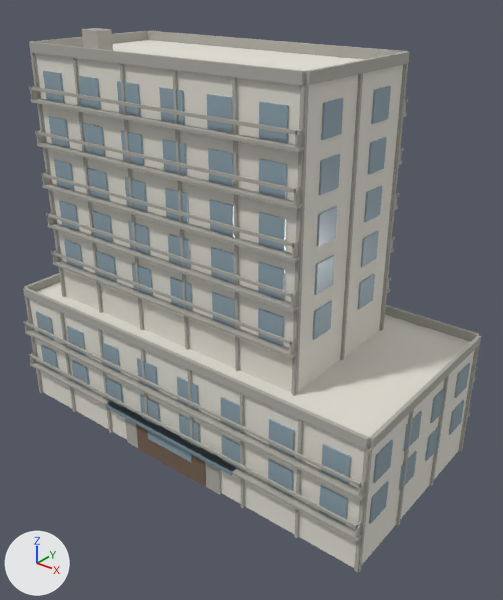
An edit to the glTF model public/buildings/residential_4x2_b.glb, drawn before and after from the same camera.
Before and after are seen from a 50 mm lens placed at (44.5, -27.6, 32.4), pointed at (17.1, 6.8, 11.2). The axes (+X, +Y, +Z) are drawn at lower left. The lights are the same throughout. The first picture is the older version. Vertices at exactly the same position are counted once.

Names of what the first picture shows: 'residential_4x2_b_0'.
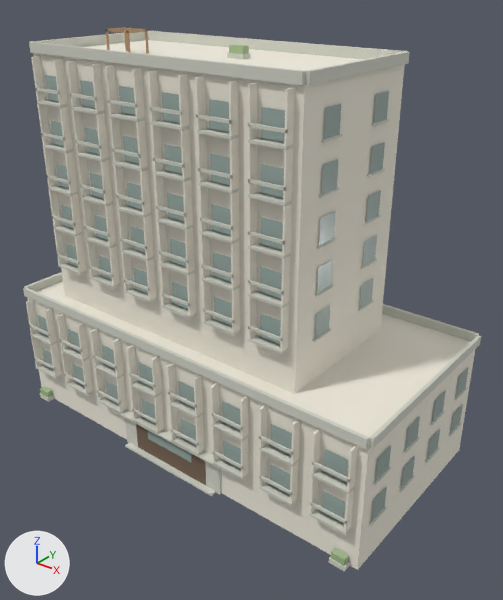
Patch to the scene script:
```diff
--- a/public/buildings/residential_4x2_b.glb.py
+++ b/public/buildings/residential_4x2_b.glb.py
@@ mat_residential_4x2_b_trim @@
 mat_residential_4x2_b_trim = principled_material('residential_4x2_b_trim')
-mat_residential_4x2_b_trim.base_color = (0.429, 0.418, 0.374)  # grey #afada5
+mat_residential_4x2_b_trim.base_color = (0.65, 0.66, 0.58)  # light grey #d3d4c8
 mat_residential_4x2_b_trim.roughness = 0.85
@@ mat_residential_4x2_b_sign @@
+mat_residential_4x2_b_sign = principled_material('residential_4x2_b_sign')
+mat_residential_4x2_b_sign.base_color = (0.46, 0.29, 0.16)  # brown #b5936f
+mat_residential_4x2_b_sign.roughness = 0.85
@@ me_residential_4x2_b_0 @@
 # used by ob_residential_4x2_b_0; location = (0.0, 0.0, 0.0)
-me_residential_4x2_b_0.from_pydata(...)  # 1912 vertices, 2904 faces; spans x -0.2..30.8, y -0.6..15.1, z 0.0..28.5
+me_residential_4x2_b_0.from_pydata(...)  # 3032 vertices, 4360 faces; spans x -0.2..30.8, y -0.6..14.8, z 0.0..28.5
+# me_residential_4x2_b_0 part 1: 158 loose pieces with 1264 vertices, spanning x -0.2..30.7, y -0.6..15.1, z 0.0..28.5, are deleted
+# me_residential_4x2_b_0 part 2: 60 vertices moved within x 3.4..23.5, y 1.6, z 12.0..24.0; 400 vertices removed from x -0.2..30.6, y -0.6..15.1, z 2.8..25.9; 2784 vertices added at x -0.2..30.7, y -0.6..14.7, z 0.0..28.5
+# me_residential_4x2_b_0 part 3: 80 faces spanning x 2.3..23.5, y 1.6..10.5, z 12.0..24.0 switch from mat_residential_4x2_b_glass (greyish blue #90a6b1) to mat_residential_4x2_b_trim (light grey #d3d4c8)
 me_residential_4x2_b_0.materials.append(mat_residential_4x2_b_wall)
@@ me_residential_4x2_b_0 @@
 me_residential_4x2_b_0.materials.append(mat_residential_4x2_b_awning)
+me_residential_4x2_b_0.materials.append(mat_residential_4x2_b_sign)  # brown #b5936f
```

Where the change shows, as pixel boxes (x1, y1, x2, y2) in the pictures (503 x 600 px):
'residential_4x2_b_0', recoloured, reshaped
    before: (23, 28, 481, 573)
    after: (23, 27, 481, 571)
part 1 of me_residential_4x2_b_0, deleted
    before: (24, 28, 479, 573)
part 2 of me_residential_4x2_b_0, built on
    before: (23, 71, 472, 542)
    after: (26, 27, 469, 571)
part 3 of me_residential_4x2_b_0, recoloured
    after: (47, 100, 282, 346)
